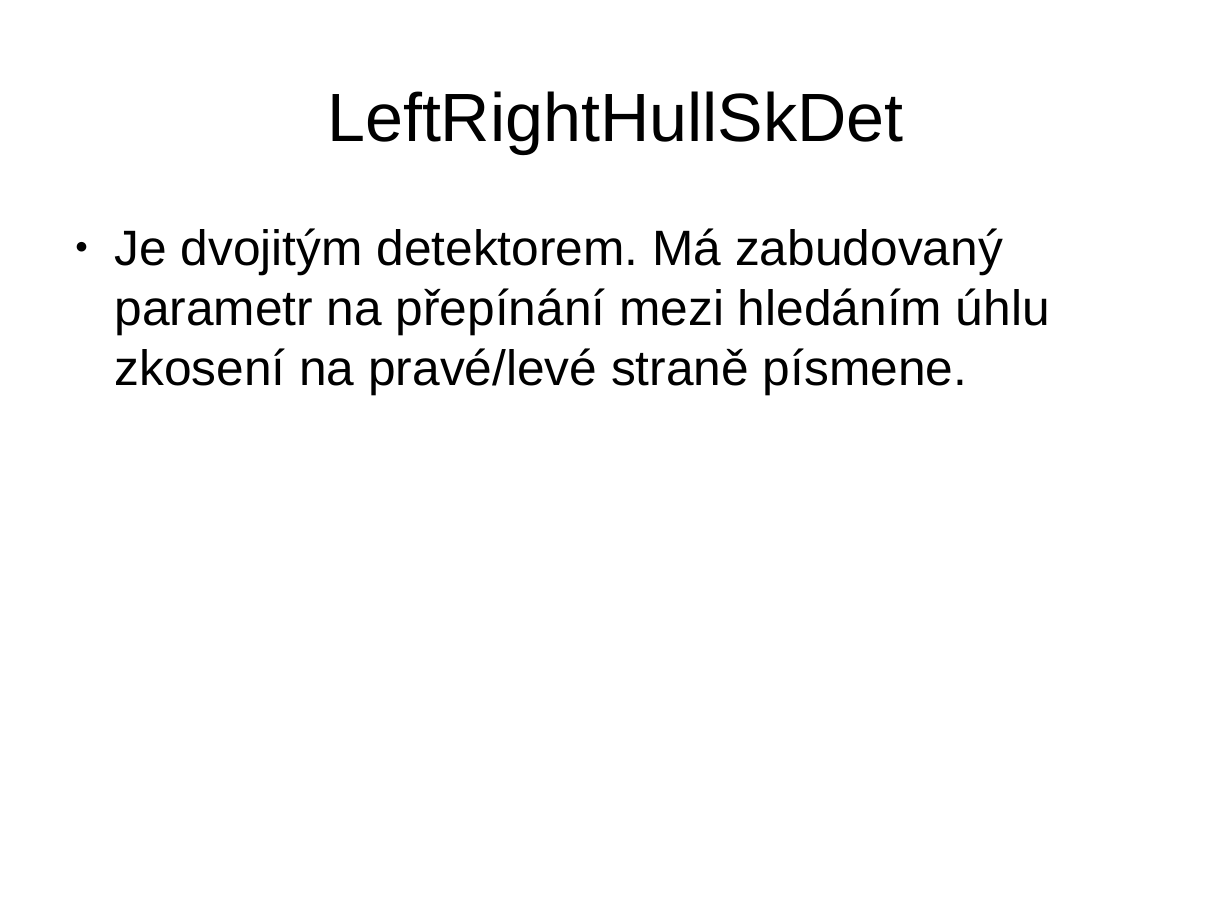
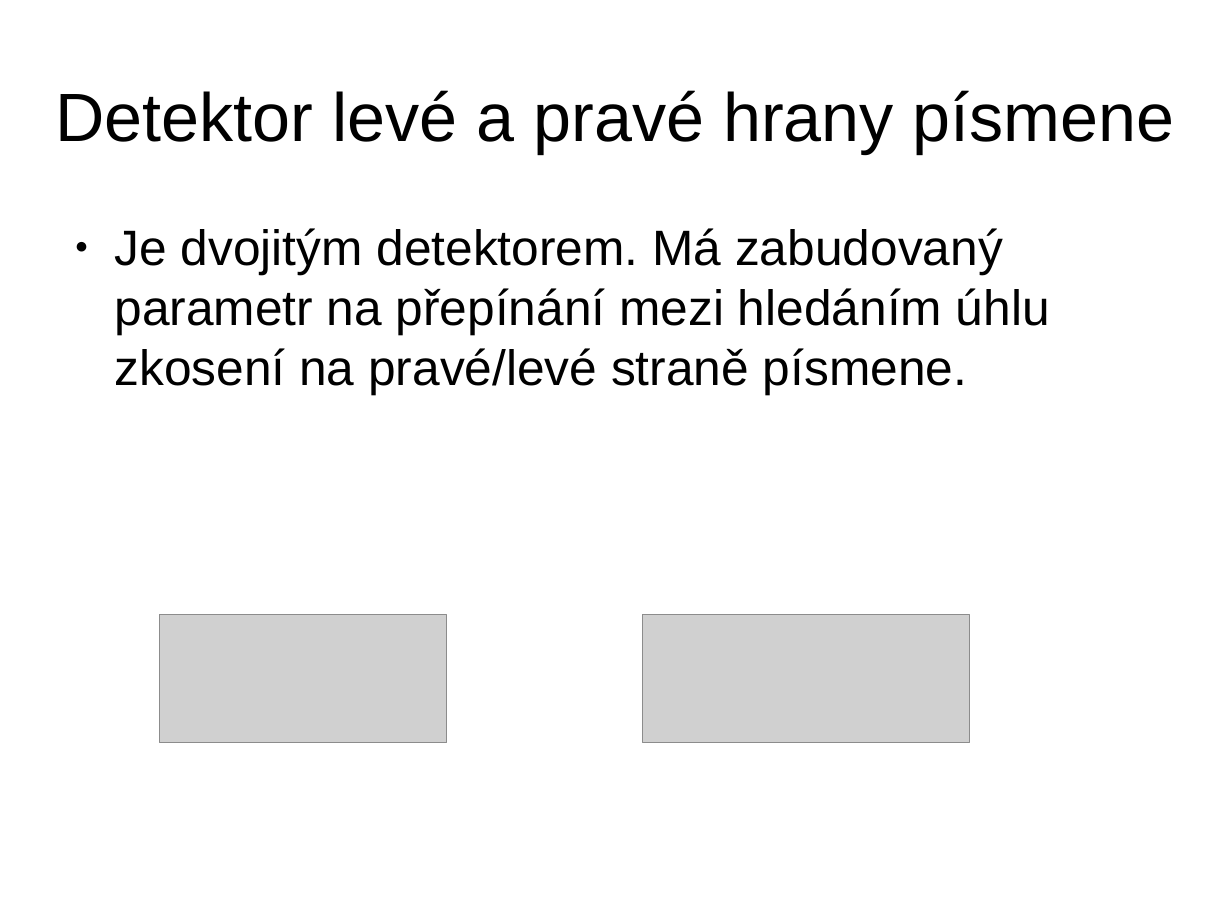
Before and after one commit to MichalBusta/skewDetection, a slide deck: slide 7 of doc/Skew_Detection.odp (slide 8 before the commit). Drawn at 1232x924 pixels with LibreOffice and Linux fonts; fonts in the diff are those of the drawing; grey boxes stand for pictures. Boxes give left, top, right and bottom in pixels: in the first picture for what was removed or moved away, otherwise in the second. Text is boxed around its words. In the diff, an @@ line names an element or a change of style, - is before the commit and + after.

```diff
--- a/doc/Skew_Detection.odp
+++ b/doc/Skew_Detection.odp
@@ title at [56,90,1175,153]: text changed @@
-LeftRightHullSkDet
+Detektor levé a pravé hrany písmene
@@ picture added at [160,615,447,743] @@
@@ picture added at [643,615,970,743] @@
```
Also in this commit, not shown: 6 other slides changed, 1 slide added, 2 slides removed.
